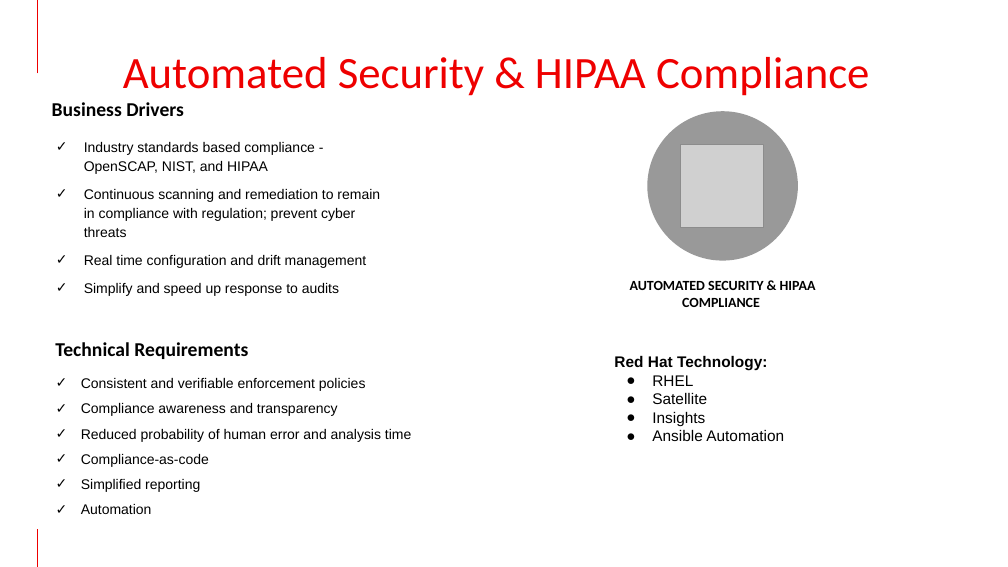
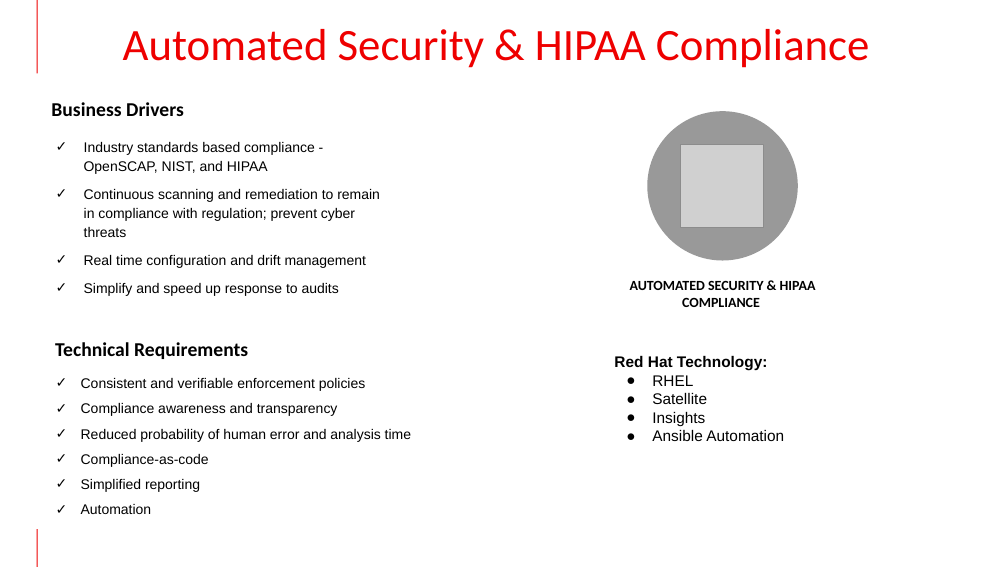
Before and after one commit to ShaddGallegos/RHTI, a slide deck: slide 4 of RedHat-Management_Portfolio/Red_Hat_Management_Portfolio.pptx. Drawn at 1008x567 pixels with LibreOffice and Linux fonts; fonts in the diff are those of the drawing; grey boxes stand for pictures; background and template pictures are left out. Boxes give left, top, right and bottom in pixels: in the first picture for what was removed or moved away, otherwise in the second. Text is boxed around its words. In the diff, an @@ line names an element or a change of style, - is before the commit and + after.

```diff
--- a/RedHat-Management_Portfolio/Red_Hat_Management_Portfolio.pptx
+++ b/RedHat-Management_Portfolio/Red_Hat_Management_Portfolio.pptx
@@ line removed from (37, 74) to (37, 0) @@
@@ freeform shape added at <box>37,0,37,74</box>, outline #EE0000 0.74 pt @@
@@ text "Automated Security & HIPAA Compliance": place and size @@
-text "Automated Security & HIPAA Compliance" at <box>123,57,869,96</box>
+text "Automated Security & HIPAA Compliance" at <box>123,29,869,68</box>
@@ line removed from (37, 566) to (37, 529) @@
@@ freeform shape added at <box>37,529,37,566</box>, outline #EE0000 0.74 pt @@
```
Also in this commit, not shown: 9 other slides changed, 1 slide removed, 1 other file.
